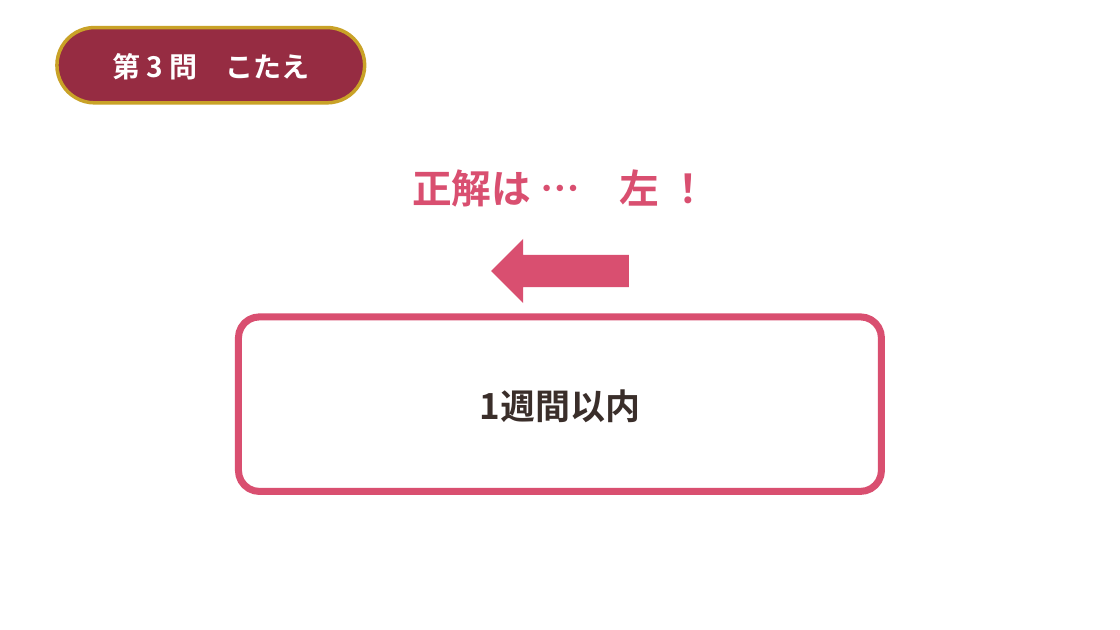
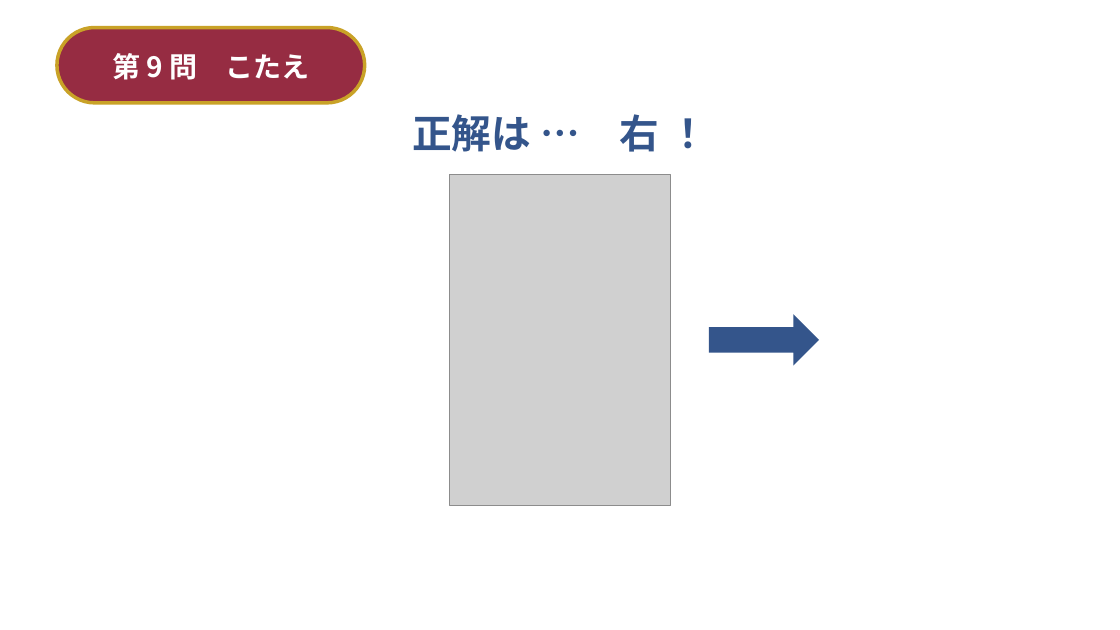
Before and after one commit to st01ohn03-coder/simple-alarm, a slide deck: slide 26 of wedding-deck/build/結婚式_2択クイズ＆ビンゴ.pptx (slide 14 before the commit). Drawn at 1120x630 pixels with LibreOffice and Linux fonts; fonts in the diff are those of the drawing; grey boxes stand for pictures; background and template pictures are left out. Boxes give left, top, right and bottom in pixels: in the first picture for what was removed or moved away, otherwise in the second. Text is boxed around its words. In the diff, an @@ line names an element or a change of style, - is before the commit and + after.

```diff
--- a/wedding-deck/build/結婚式_2択クイズ＆ビンゴ.pptx
+++ b/wedding-deck/build/結婚式_2択クイズ＆ビンゴ.pptx
@@ text in rounded rectangle at (x1=112, y1=53, x2=309, y2=80): text changed @@
-第 3 問 こたえ
+第 9 問 こたえ
@@ text at (x1=412, y1=114, x2=659, y2=152): text changed; text colour #D94F70 to #34558B @@
-正解は … 左 ！
+正解は … 右 ！
@@ picture added at (x1=450, y1=175, x2=670, y2=506) @@
@@ left arrow removed at (x1=492, y1=239, x2=629, y2=303) @@
@@ rounded rectangle removed at (x1=239, y1=317, x2=882, y2=492) @@
-1週間以内
@@ right arrow added at (x1=709, y1=314, x2=819, y2=365), fill #34558B @@
```
Also in this commit, not shown: 22 other slides changed, 4 slides added, 5 other files.
